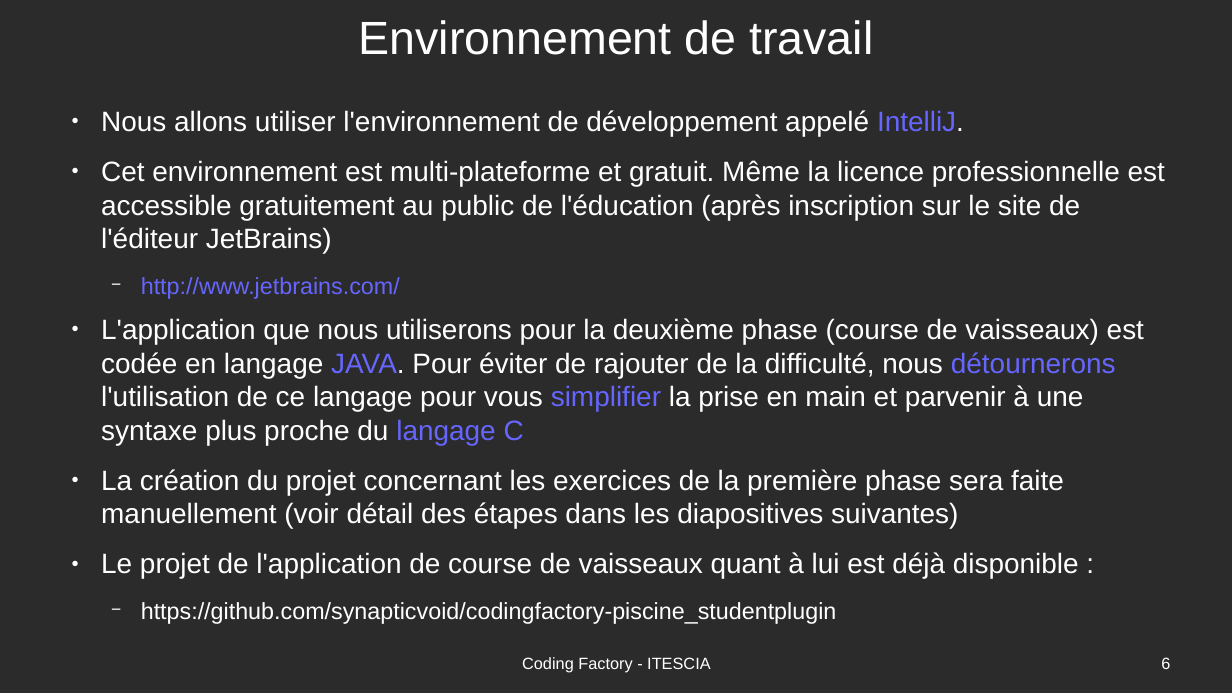
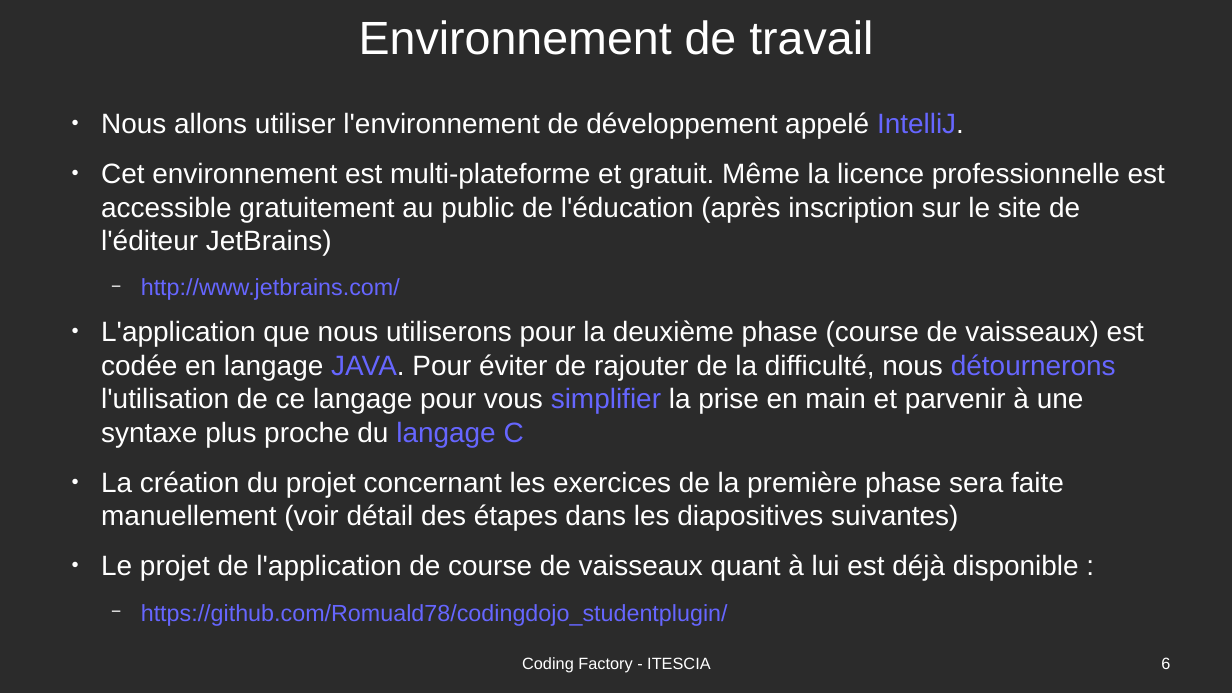
Before and after one commit to Romuald78/codingdojo_studentplugin, a slide deck: slide 6 of resources/doc/piscine_codingfactory-cours.odp. Drawn at 1232x693 pixels with LibreOffice and Linux fonts; fonts in the diff are those of the drawing; background and template pictures are left out; a plain dark background stands for a picture behind light text. Boxes give left, top, right and bottom in pixels: in the first picture for what was removed or moved away, otherwise in the second. Text is boxed around its words. In the diff, an @@ line names an element or a change of style, - is before the commit and + after.

```diff
--- a/resources/doc/piscine_codingfactory-cours.odp
+++ b/resources/doc/piscine_codingfactory-cours.odp
@@ text at (141,604,728,626): text changed; text colour #FFFFFF to #6666FF @@
-  − https://github.com/synapticvoid/codingfactory-piscine_studentplugin
+  − https://github.com/Romuald78/codingdojo_studentplugin/
```
Also in this commit, not shown: 6 other slides changed, 4 slides added, 1 slide removed, 3 other files.
